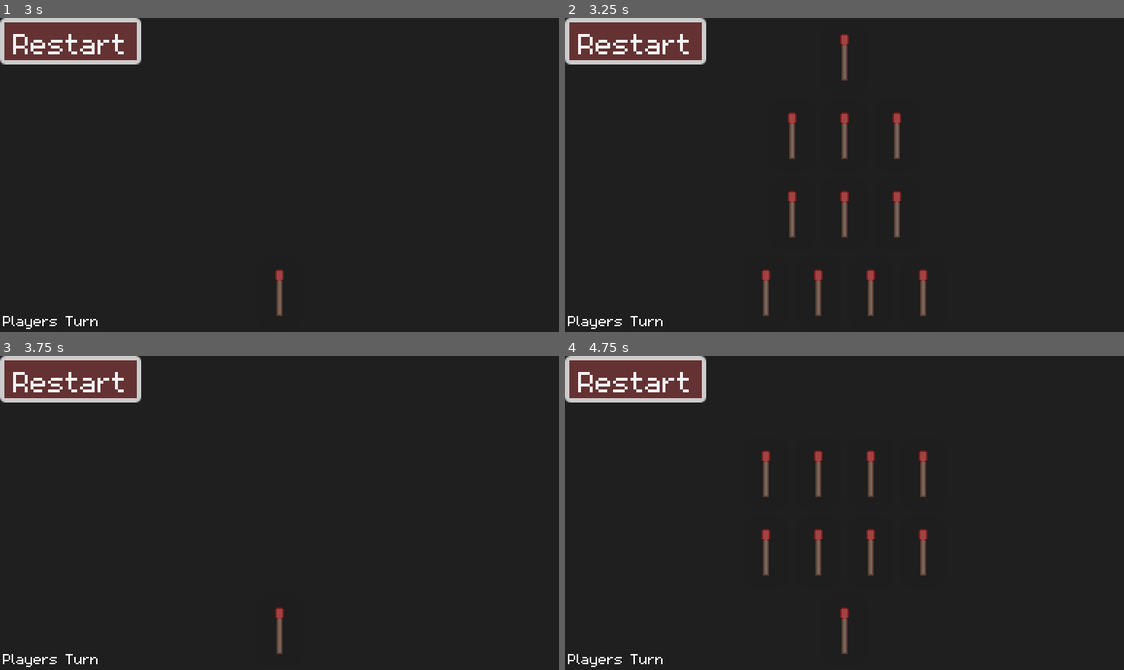
Above: before the commit, frames 1-4 (two rows, left to right).
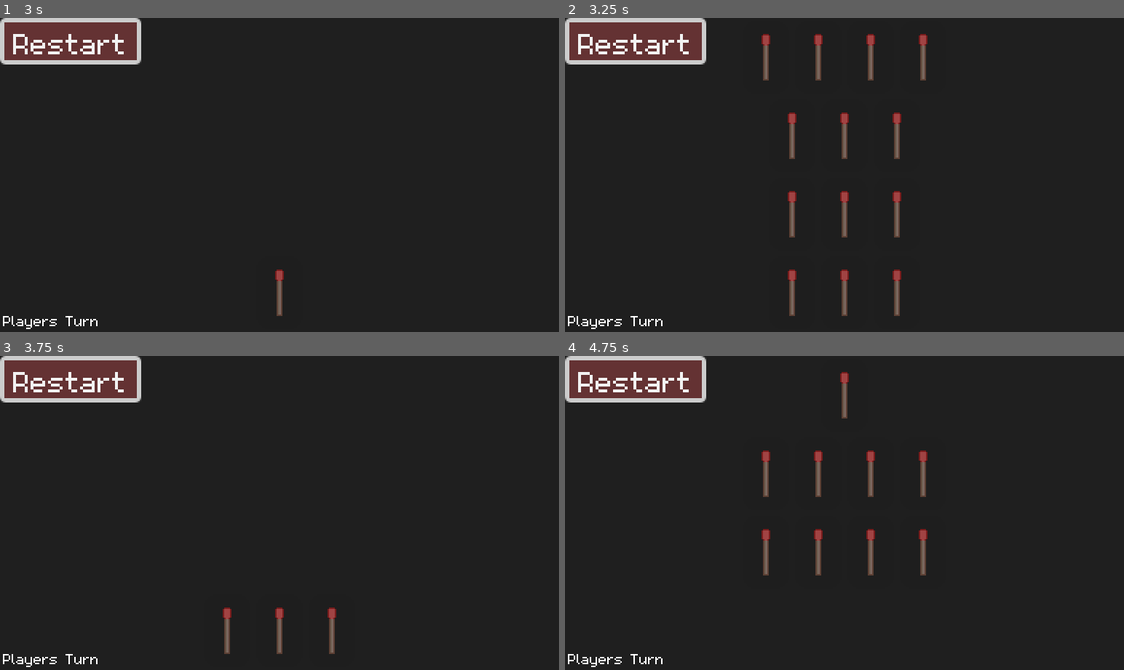
Above: after the commit, the same moments.

Repository: TylerFairleigh/COMP359-AB1-Assignment2
Game: Godot game, scene res://scenes/main.tscn
Same seed, same stepped clock (60 frames per second), same inputs: the game is played once before the commit and once after it.
Inputs (mouse positions are in pixels of both pictures, inside the frame that each line leads up to):
- Up to frame 1 (3 s): click "Restart" at 0.5 s; click "Restart" at 1.25 s; click "Restart" at 2 s; tap Enter at 2.75 s; move the mouse to (229, 55) at 2.77 s; click (229, 55) at 2.92 s
- Up to frame 2 (3.25 s): no input
- Up to frame 3 (3.75 s): tap Space at 3.5 s; move the mouse to (229, 475) at 3.52 s; click (229, 475) at 3.67 s
- Up to frame 4 (4.75 s): tap Enter at 4.25 s; move the mouse to (872, 393) at 4.27 s; click (872, 393) at 4.42 s

Frame 1 is identical in both runs. In frame 2, 2.0% of the frame differs, in the area x 35-65%, y 5-95%; in frame 3, 0.3%; in frame 4, 0.3%.

Commit message:
Added some more game over checks to fix game never ending. Also some index checks for the random function so that it cannot select a pile which has variable 0 or less. Added check in AI move so that it cannot remove matches from a pile that is 0 or less.

Diff:
--- a/GameLogic.gd
+++ b/GameLogic.gd
@@ -45,9 +45,15 @@
 		# ADD IN TIMER SO ITS NOT INSTANT AND ALSO SOUND EFFECT
 		selected_pile = -1
 		player_turn = !player_turn
+		if (game_is_over()):
+			return
 
 func game_is_over():
-	if gameArray.is_empty():
+	var foo = 0
+	for pile in range(gameArray.size()):
+		if gameArray[pile] < 1:
+			foo += 1
+	if foo == gameArray.size():
 		ongoingGame = false
 		if player_turn:
 			print("You lose!")
@@ -61,18 +67,19 @@
 	var nimSum = _get_nim_sum(gameArray)
 	# Get a possible move which will make the nim sum = 0
 	for pile in range(gameArray.size()):
-		# Get new nim sum after removing which would result from removing matches from pile which would be a winning move
-		var currentSum = nimSum ^ gameArray[pile]
-		# If winning move is valid, do winning move (ie. make nim sum = 0)
-		if currentSum < gameArray[pile]:
-			# Calculate the actual number of matches to remove to get nim-sum = 0
-			# For example, if currentSum = 0 for the pile, we should remove all matches from that pile since (array[pile] - currentSum) is simply number of matches in the pile
-			var toRemove = gameArray[pile] - currentSum
-			if toRemove > 0: # Cannot remove 0 matches
-				MatchUI.remove_matches(pile, toRemove)
-				gameArray[pile] -= toRemove
-				print("Winning move: " + str(toRemove) + " matches removed from pile " + str(pile + 1))
-				return
+		if gameArray[pile] >= 0:
+			# Get new nim sum after removing which would result from removing matches from pile which would be a winning move
+			var currentSum = nimSum ^ gameArray[pile]
+			# If winning move is valid, do winning move (ie. make nim sum = 0)
+			if currentSum < gameArray[pile]:
+				# Calculate the actual number of matches to remove to get nim-sum = 0
+				# For example, if currentSum = 0 for the pile, we should remove all matches from that pile since (array[pile] - currentSum) is simply number of matches in the pile
+				var toRemove = gameArray[pile] - currentSum
+				if toRemove > 0: # Cannot remove 0 matches
+					MatchUI.remove_matches(pile, toRemove)
+					gameArray[pile] -= toRemove
+					print("Winning move: " + str(toRemove) + " matches removed from pile " + str(pile + 1))
+					return
 	# If in losing position, make a random move
 	_random_move()
 	return
@@ -88,7 +95,9 @@
 
 # Simply chooses a random pile and chooses a random amount of matches to remove (Cannot remove 0 matches)
 func _random_move():
-	var index = randi_range(0, gameArray.size() - 1) # Needs to be (array size - 1) so that it references the correct index
+	var index = -1
+	if gameArray[index] < 1:
+		index = randi_range(0, gameArray.size() - 1) # Needs to be (array size - 1) so that it references the correct index
 	var remove = randi_range(1, gameArray[index]) # Calculate a random number of matches to remove, minimum number allowable to remove is 1
 	gameArray[index] -= remove
 	MatchUI.remove_matches(index, remove)
